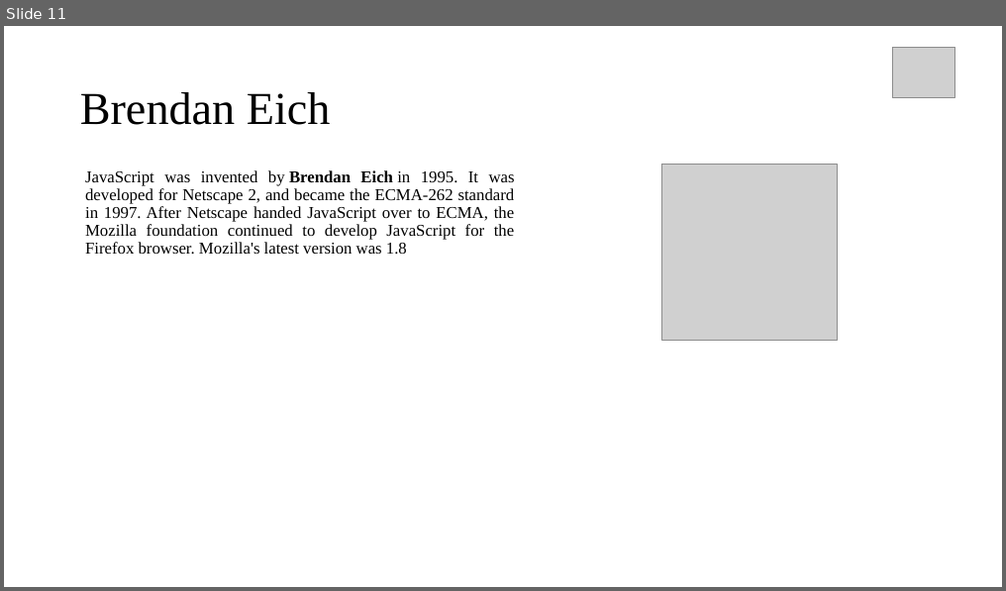
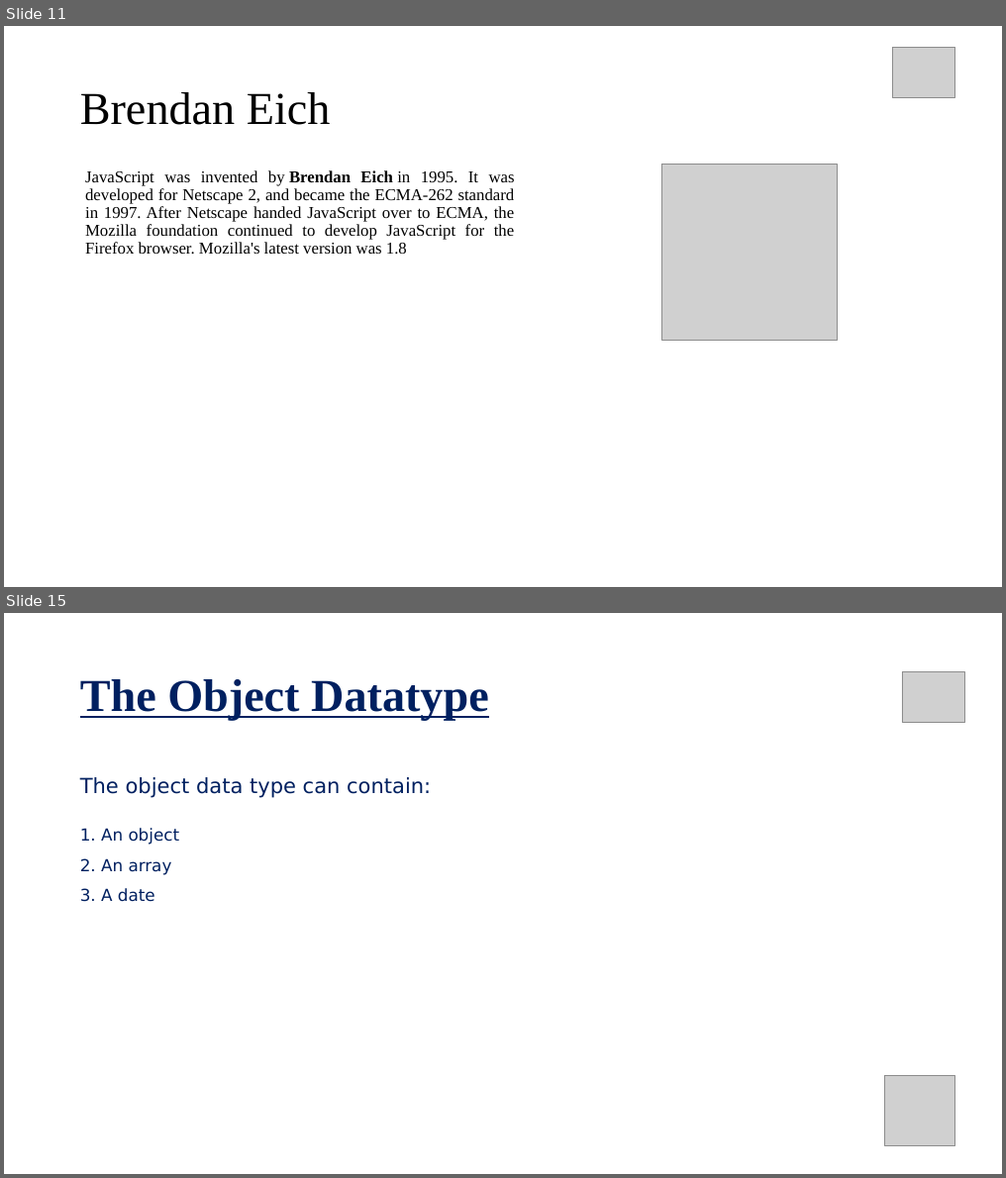
Before and after one commit to pappudey/Course-Code-, a slide deck: js 1st class slide - part 01 .pptx. Shown one above the other, each under a label of ours: slide 11 before the commit, slides 11 and 15 after it; the slides between them are not shown. The pictures are 1006x591 and 1006x1178 pixels, drawn with LibreOffice and Linux fonts; fonts in the diff are those of the drawing; grey boxes stand for pictures. Boxes give left, top, right and bottom in pixels: in the first picture for what was removed or moved away, otherwise in the second. Text is boxed around its words. In the diff, an @@ line names an element or a change of style, - is before the commit and + after.

```diff
--- a/js 1st class slide - part 01 .pptx
+++ b/js 1st class slide - part 01 .pptx
@@ slide 15 added at bbox=[4, 613, 1002, 1174], background #FFFFFF @@
@@ title added at bbox=[80, 679, 489, 721], 44 pt, text #002060, bold, underline @@
+The Object Datatype
@@ picture added at bbox=[902, 672, 965, 723] @@
@@ text added at bbox=[80, 777, 431, 798], 20 pt, text #002060 @@
+The object data type can contain:
@@ text added at bbox=[80, 828, 180, 902], 16 pt, text #002060 @@
+1. An object
+2. An array
+3. A date
@@ picture added at bbox=[885, 1075, 955, 1146] @@
```
Also in this commit, not shown: 1 slide changed, 5 other slides added, 3 slides removed, 1 other file.
